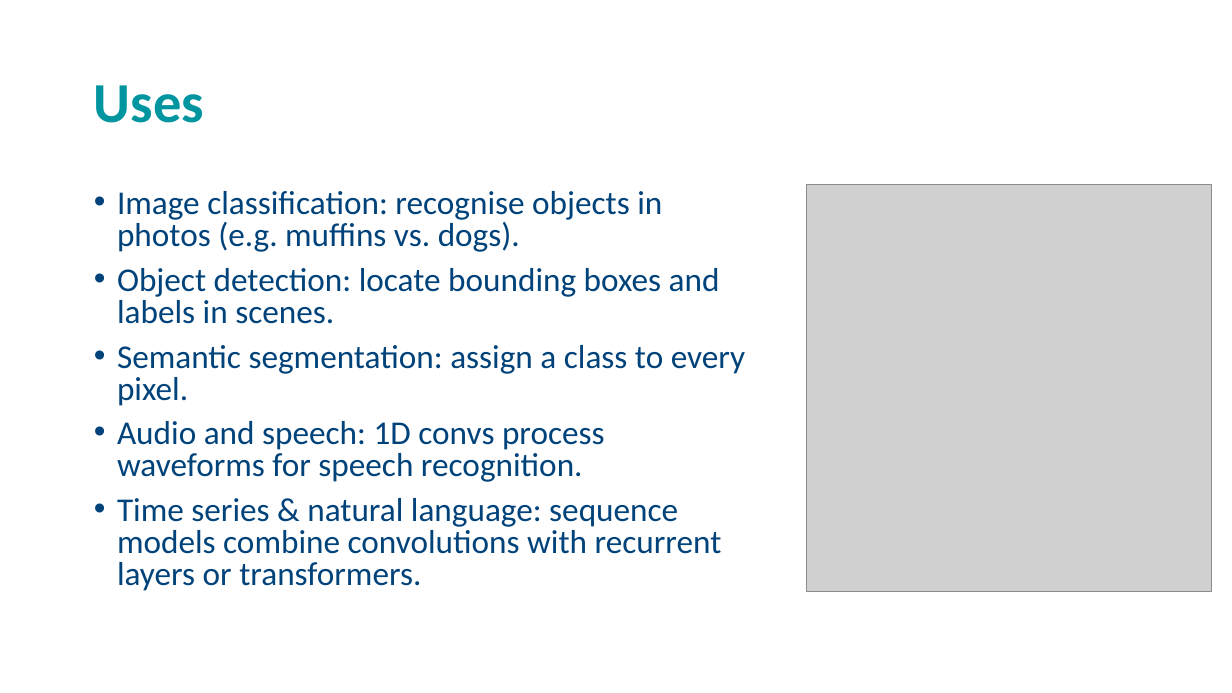
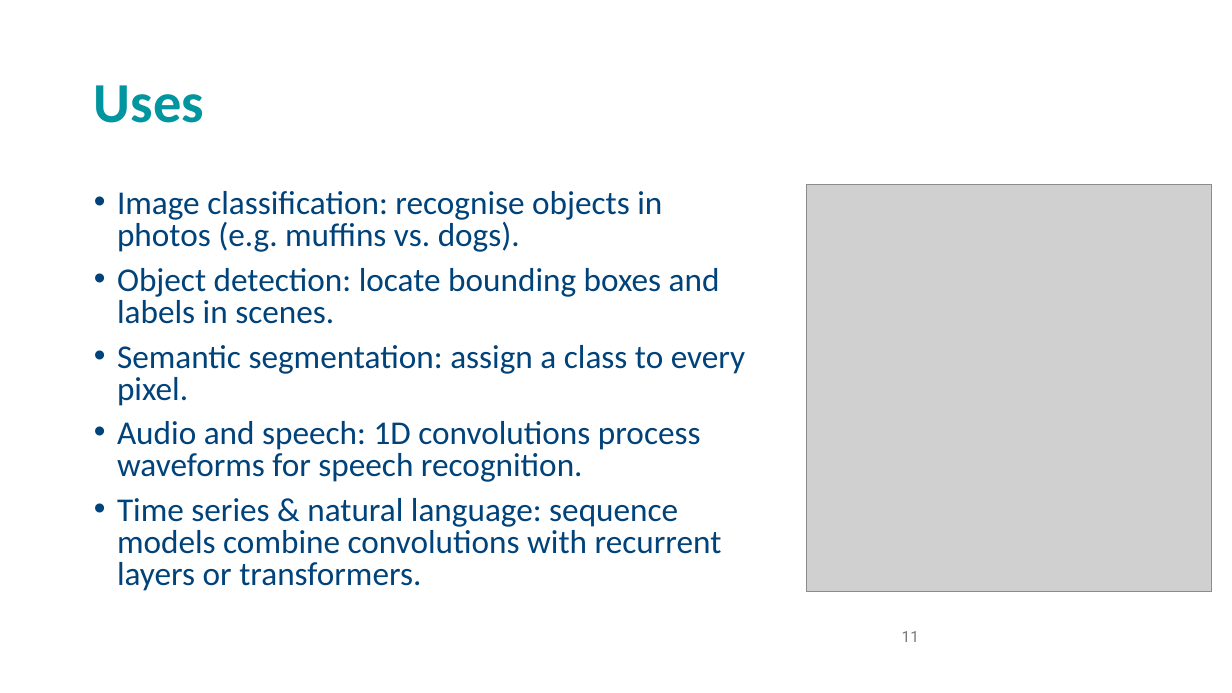
Before and after one commit to andrewcparnell/STAT41130, a slide deck: slide 11 of slides/day 2/D2C2_DL_CNN.pptx (slide 12 before the commit). Drawn at 1232x693 pixels with LibreOffice and Linux fonts; fonts in the diff are those of the drawing; grey boxes stand for pictures; background and template pictures are left out. Boxes give left, top, right and bottom in pixels: in the first picture for what was removed or moved away, otherwise in the second. Text is boxed around its words. In the diff, an @@ line names an element or a change of style, - is before the commit and + after.

```diff
--- a/slides/day 2/D2C2_DL_CNN.pptx
+++ b/slides/day 2/D2C2_DL_CNN.pptx
@@ text at (117,421,701,482): text changed @@
-• Audio and speech: 1D convs process waveforms for speech recognition.
+• Audio and speech: 1D convolutions process waveforms for speech recognition.
@@ page number added at (902,631,919,642), 12 pt, text #797979 @@
+11
```
Also in this commit, not shown: 26 other slides changed, 1 slide removed, 1 other file.
